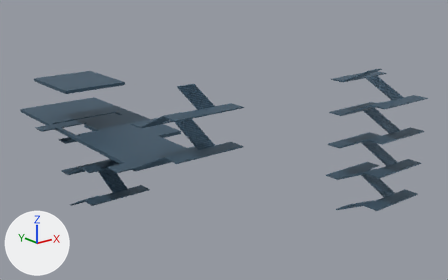
The glTF model assets/city/vertical-v02/graybox/v02-03-06-deck.glb, before and after one commit.
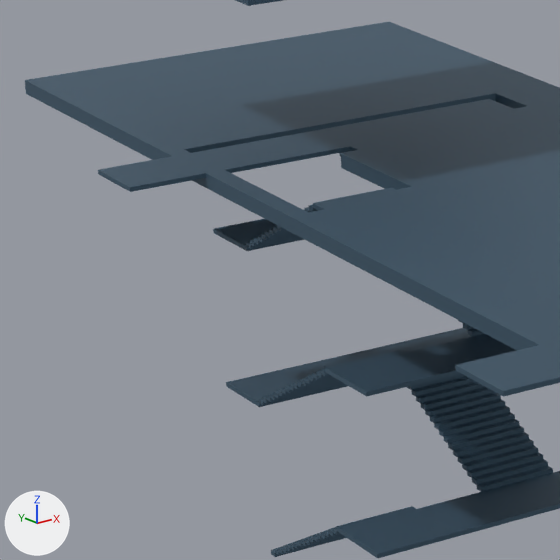
Old and new are each drawn whole from a 50 mm lens placed at (12.6, -483.7, 132.5), pointed at (85.5, -392.6, 96.1) and again close up on the part from 3% to 29% of the width and 33% to 74% of the height. Every picture has the same lights, and +X, +Y and +Z are marked at lower left. The first two pictures are the older version. Vertices at exactly the same position are counted once.

Script lines for the objects in view, before the commit:
```python
me_v02_03_06_deck = bpy.data.meshes.new('v02-03-06-deck')
me_v02_03_06_deck.from_pydata(...)  # 2754 vertices, 4196 faces; spans x 55.0..110.8, y -420.5..-359.0, z 84.0..111.9
me_v02_03_06_deck.materials.append(mat_v02_deck)  # dark blue #456176
ob_v02_03_06_deck = bpy.data.objects.new('v02-03-06-deck', me_v02_03_06_deck)
ob_v02_03_06_deck.location = (0.0, 0.0, 0.0)
```
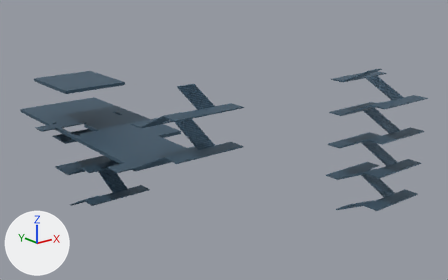
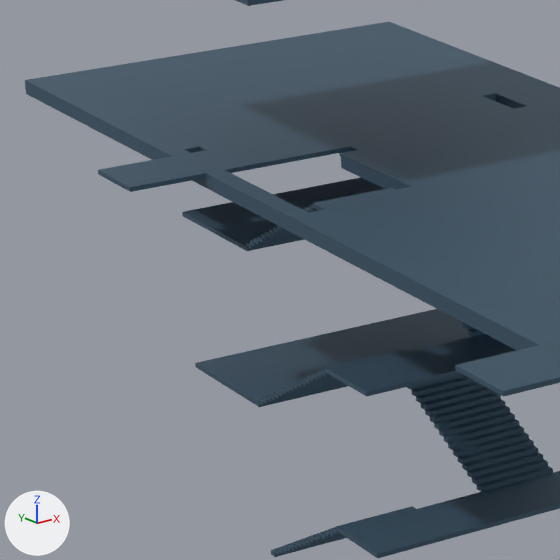
Changed parts and their boxes (x1, y1, x2, y2) in the close-ups (560 x 560 px):
```json
{"part": 1, "of": "me_v02_03_06_deck", "change": "built on", "after": [182, 96, 488, 386]}
```

The change, as JSON lines over the scene's bpy script:
```json
{"block": "me_v02_03_06_deck", "where": "# used by ob_v02_03_06_deck; location = (0.0, 0.0, 0.0)"}
{"op": "remove", "block": "me_v02_03_06_deck", "code": "me_v02_03_06_deck.from_pydata(...)  # 2754 vertices, 4196 faces; spans x 55.0..110.8, y -420.5..-359.0, z 84.0..111.9"}
{"op": "add", "block": "me_v02_03_06_deck", "code": "me_v02_03_06_deck.from_pydata(...)  # 2769 vertices, 4238 faces; spans x 55.0..110.8, y -420.5..-359.0, z 84.0..111.9"}
{"block": "me_v02_03_06_deck", "change": "me_v02_03_06_deck part 1"}
{"block": "me_v02_03_06_deck", "change": "4 faces are deleted"}
{"block": "me_v02_03_06_deck", "change": "7 vertices are added at x 59.4..71.8, y -374.0..-373.4, z 99.8..100.0"}
{"block": "me_v02_03_06_deck", "change": "8 new vertices lie (0.0, 2.9, 0.0) away from vertices in x 59.4..71.8, y -374.0, z 90.2..96.8"}
{"block": "me_v02_03_06_deck", "change": "46 new faces join them"}
```
